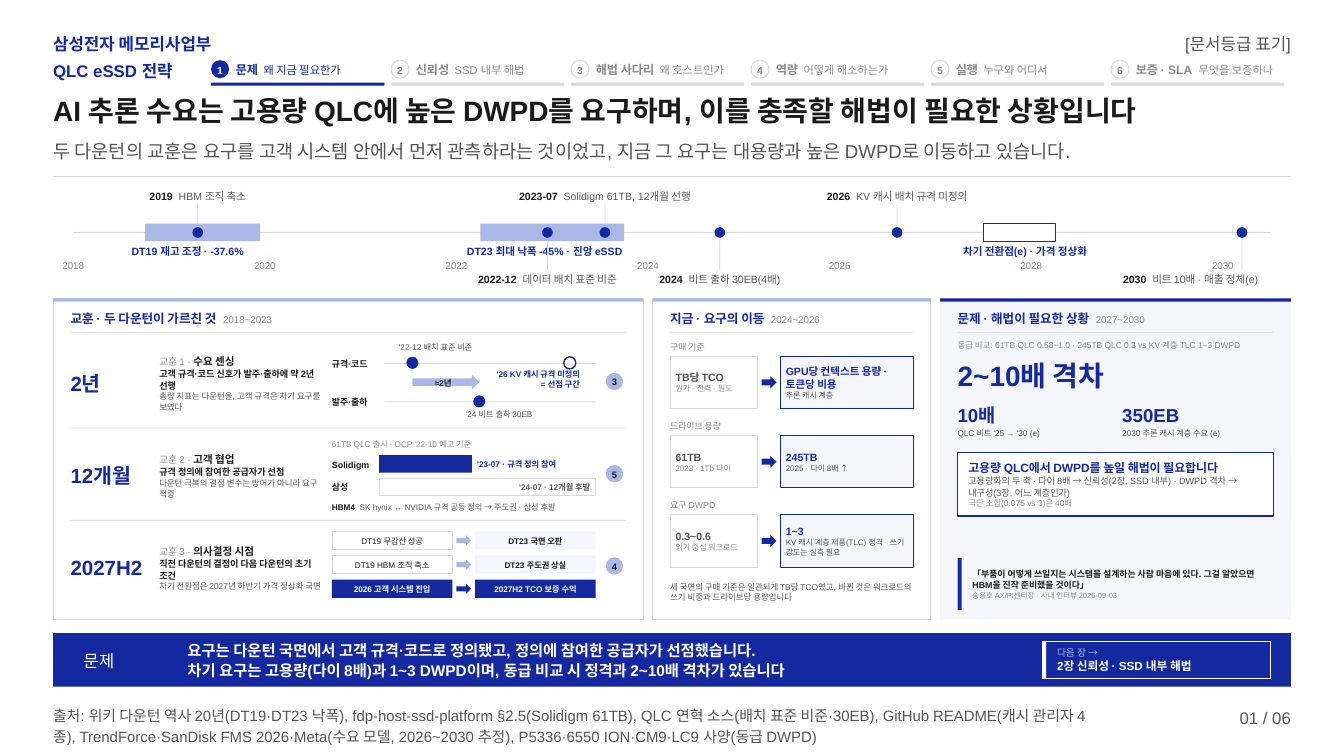
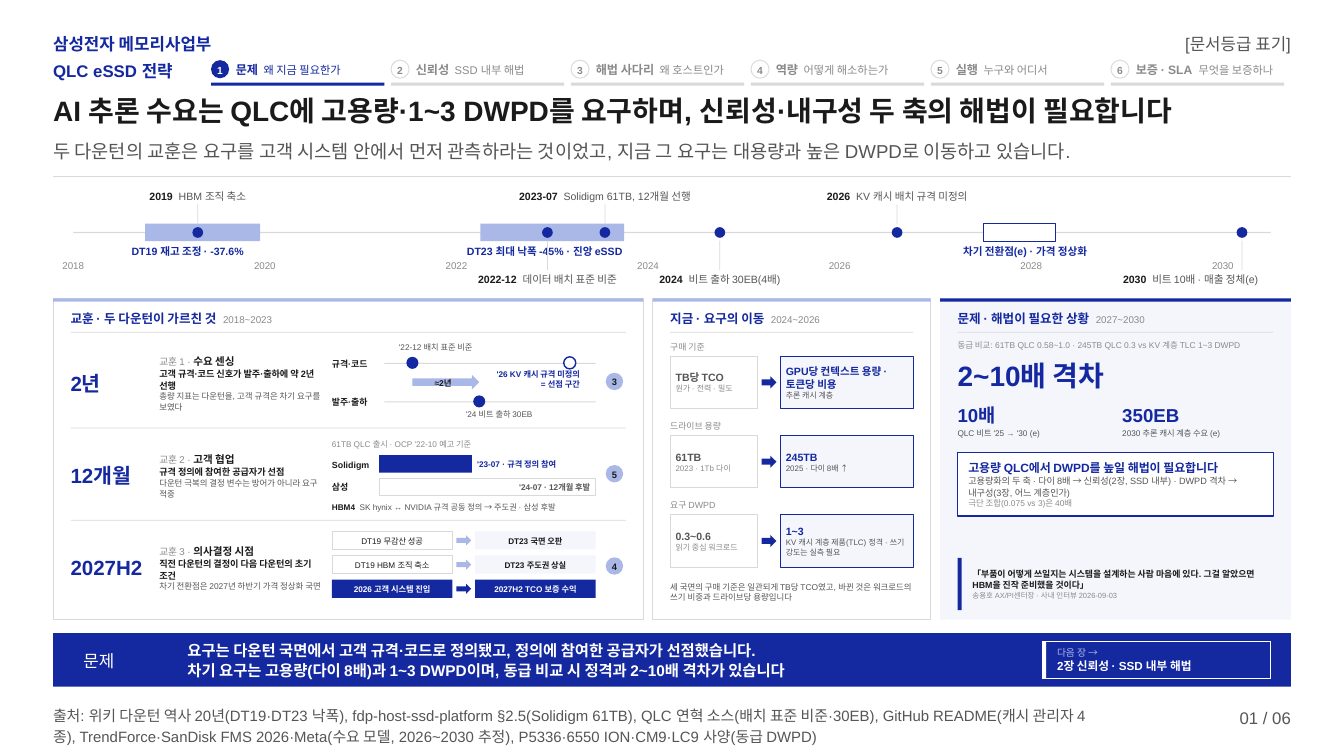
Before and after one commit to k31001/action-learning, a slide deck: slide 1 of outputs/presentation/qlc-ssd-strategy.pptx. Drawn at 1344x756 pixels with LibreOffice and Linux fonts; fonts in the diff are those of the drawing. Boxes give left, top, right and bottom in pixels: in the first picture for what was removed or moved away, otherwise in the second. Text is boxed around its words. In the diff, an @@ line names an element or a change of style, - is before the commit and + after.

```diff
--- a/outputs/presentation/qlc-ssd-strategy.pptx
+++ b/outputs/presentation/qlc-ssd-strategy.pptx
@@ text at [53, 97, 1172, 126]: text changed @@
-AI 추론 수요는 고용량 QLC에 높은 DWPD를 요구하며, 이를 충족할 해법이 필요한 상황입니다
+AI 추론 수요는 QLC에 고용량·1~3 DWPD를 요구하며, 신뢰성·내구성 두 축의 해법이 필요합니다
```
Also in this commit, not shown: 5 other slides changed, 12 other files.
